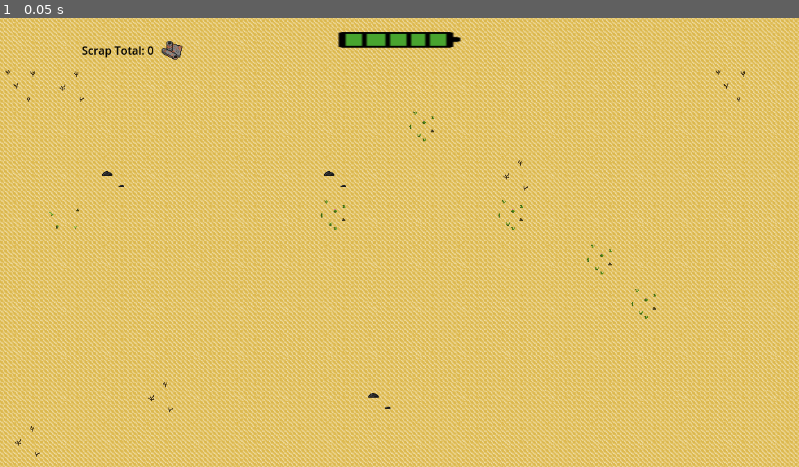
Above: before the commit, frame 1.
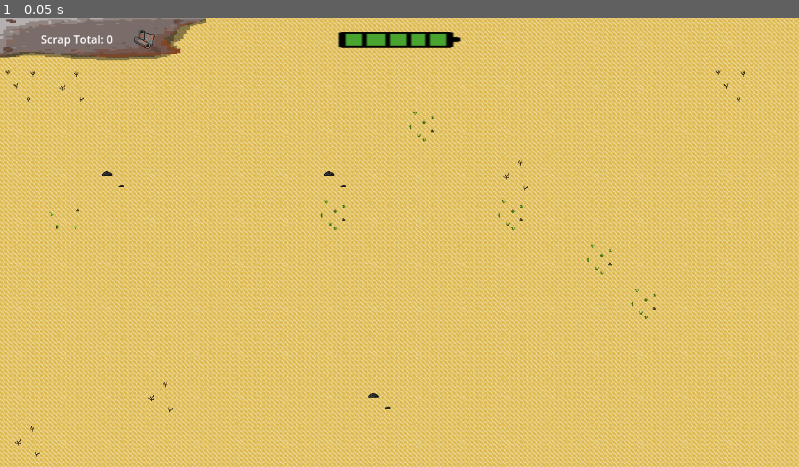
Above: after the commit, the same moment.

Repository: dbrogen/JawaGame
Game: Godot game, scene res://Scenes/Exploration/desert_dunes.tscn
Two runs of this game, one before a commit and one after it. Both use one fixed random seed, a clock stepped at 60 frames per second and the inputs below. The project has no main scene, so this scene is started directly.
Inputs:
- Up to frame 1 (0.05 s): no input

The runs differ from the first frame. In frame 1, 2.1% of the frame differs, in the area x 0-26%, y 0-10%.

Commit message:
Import file for the scrap ui image and updated hud and desert scene

Diff:
--- a/jawa-game/Scenes/Exploration/desert_dunes.tscn
+++ b/jawa-game/Scenes/Exploration/desert_dunes.tscn
@@ -47,12 +47,7 @@
 offset_bottom = 59.0
 
 [node name="Label" parent="HUD" index="1"]
-layout_mode = 1
-offset_left = 0.0
-offset_top = 16.0
 offset_right = 222.0
-offset_bottom = 77.0
-text = "Scrap Total: 0"
-horizontal_alignment = 2
+offset_bottom = 61.0
 
 [editable path="HUD"]
--- a/jawa-game/Scenes/hud.tscn
+++ b/jawa-game/Scenes/hud.tscn
@@ -1,9 +1,10 @@
-[gd_scene load_steps=13 format=3 uid="uid://cggsm67pmb2w7"]
+[gd_scene load_steps=15 format=3 uid="uid://cggsm67pmb2w7"]
 
 [ext_resource type="Script" uid="uid://dbjcaedsg4khp" path="res://Scenes/hud.gd" id="1_bjfho"]
 [ext_resource type="Texture2D" uid="uid://bpahwuf7c6jv8" path="res://Art Assets/Battery2_sheet.png" id="1_e0onf"]
 [ext_resource type="Texture2D" uid="uid://cdupxlndsqpha" path="res://Art Assets/Battery_sheet.png" id="2_fccik"]
 [ext_resource type="Texture2D" uid="uid://dcwfflghsfram" path="res://Art Assets/metal_scrap2.png" id="4_6fbih"]
+[ext_resource type="Texture2D" uid="uid://cclm6qg5fys8m" path="res://Art Assets/Scrap UI.png" id="4_t1xeu"]
 
 [sub_resource type="StyleBoxEmpty" id="StyleBoxEmpty_6fbih"]
 
@@ -82,6 +83,10 @@
 "speed": 5.0
 }]
 
+[sub_resource type="StyleBoxTexture" id="StyleBoxTexture_36asn"]
+texture = ExtResource("4_t1xeu")
+expand_margin_right = 75.0
+
 [node name="HUD" type="Control"]
 layout_mode = 3
 anchors_preset = 15
@@ -110,18 +115,16 @@
 animation = &"Full"
 
 [node name="Label" type="Label" parent="."]
-layout_mode = 0
-offset_left = 14.0
-offset_top = 52.0
-offset_right = 236.0
-offset_bottom = 113.0
-theme_override_colors/font_color = Color(0, 0, 0, 1)
-text = "Scrap Total:"
+layout_mode = 1
+offset_right = 229.0
+offset_bottom = 72.0
+theme_override_styles/normal = SubResource("StyleBoxTexture_36asn")
+text = "Scrap Total: 0"
 horizontal_alignment = 1
 vertical_alignment = 1
 metadata/_edit_group_ = true
 
 [node name="Sprite2D" type="Sprite2D" parent="Label"]
-position = Vector2(248, 30)
+position = Vector2(208, 30)
 scale = Vector2(0.5, 0.5)
 texture = ExtResource("4_6fbih")
Not shown, added: jawa-game/Art Assets/Scrap UI.png.import
